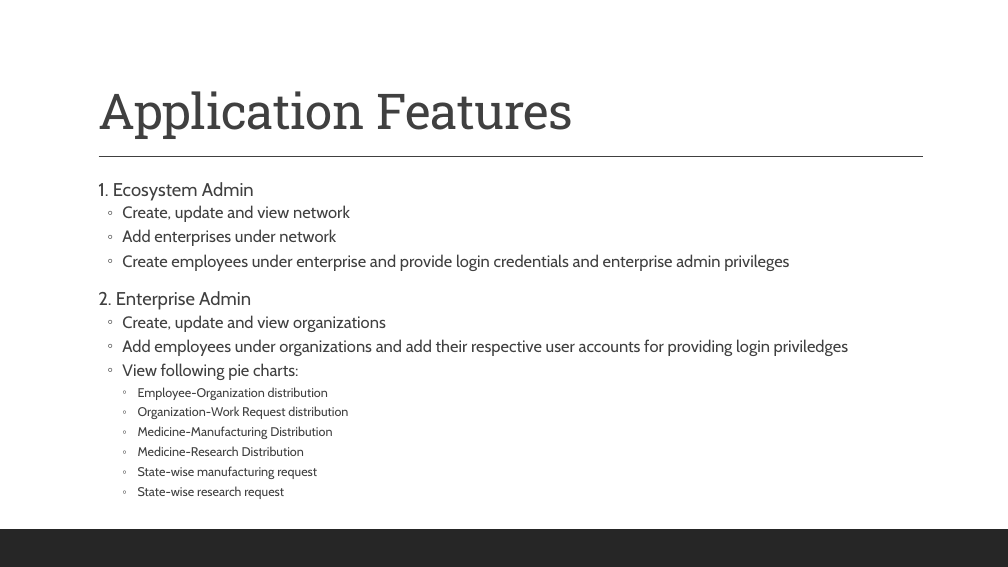
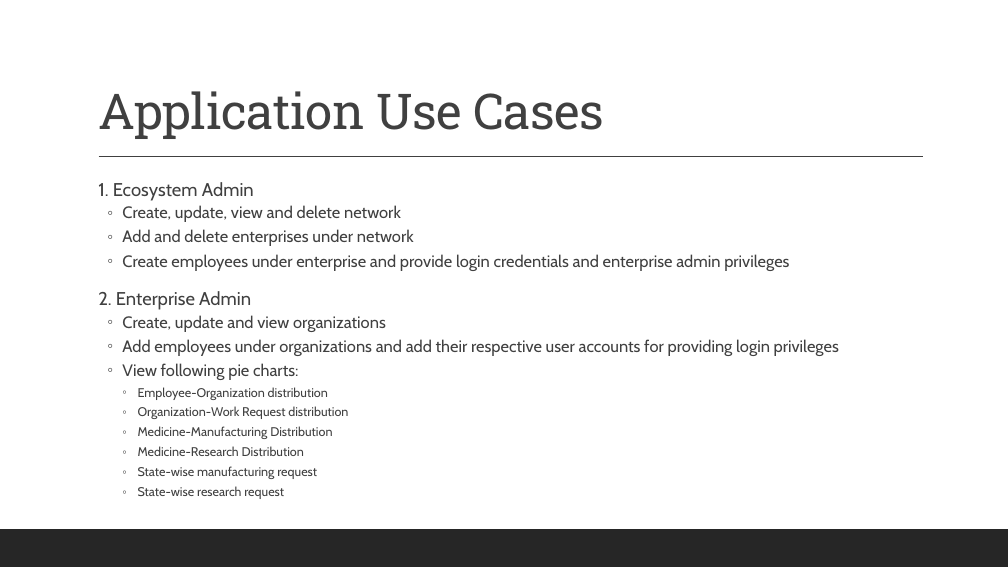
Before and after one commit to ketanmalik/AED, a slide deck: slide 7 of Final Project/Final-Project-Presentation.pptx (slide 5 before the commit). Drawn at 1008x567 pixels with LibreOffice and Linux fonts; fonts in the diff are those of the drawing. Boxes give left, top, right and bottom in pixels: in the first picture for what was removed or moved away, otherwise in the second. Text is boxed around its words. In the diff, an @@ line names an element or a change of style, - is before the commit and + after.

```diff
--- a/Final Project/Final-Project-Presentation.pptx
+++ b/Final Project/Final-Project-Presentation.pptx
@@ title at box(98, 91, 604, 139): text changed @@
-Application Features
+Application Use Cases
@@ text at box(122, 205, 414, 246): text changed @@
-  ◦ Create, update and view network
-  ◦ Add enterprises under network
+  ◦ Create, update, view and delete network
+  ◦ Add and delete enterprises under network
@@ text at box(122, 339, 839, 356): text changed @@
-  ◦ Add employees under organizations and add their respective user accounts for providing login priviledges
+  ◦ Add employees under organizations and add their respective user accounts for providing login privileges
```
Also in this commit, not shown: 3 other slides changed, 5 slides added, 3 slides removed, 3 other files.
